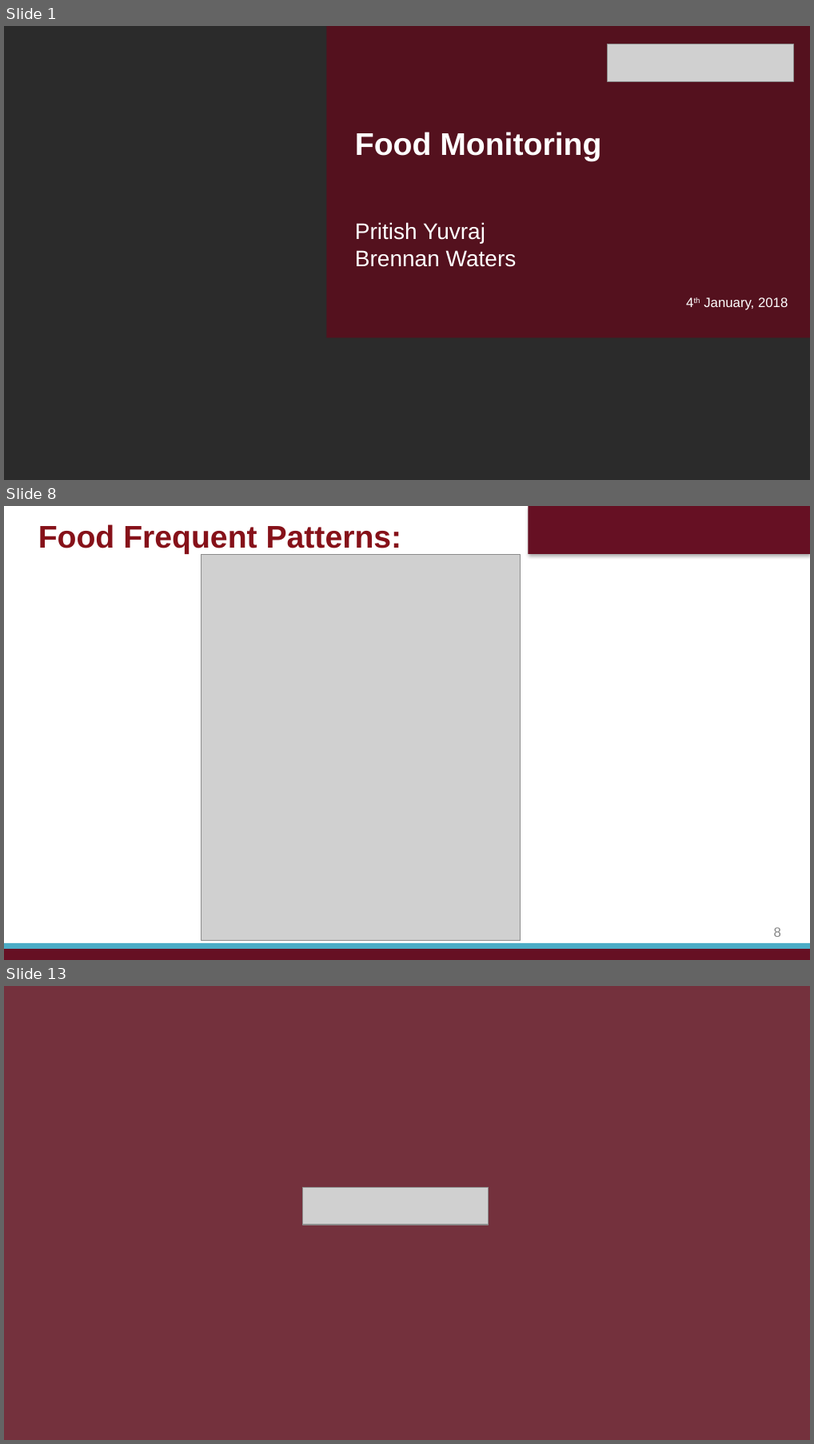
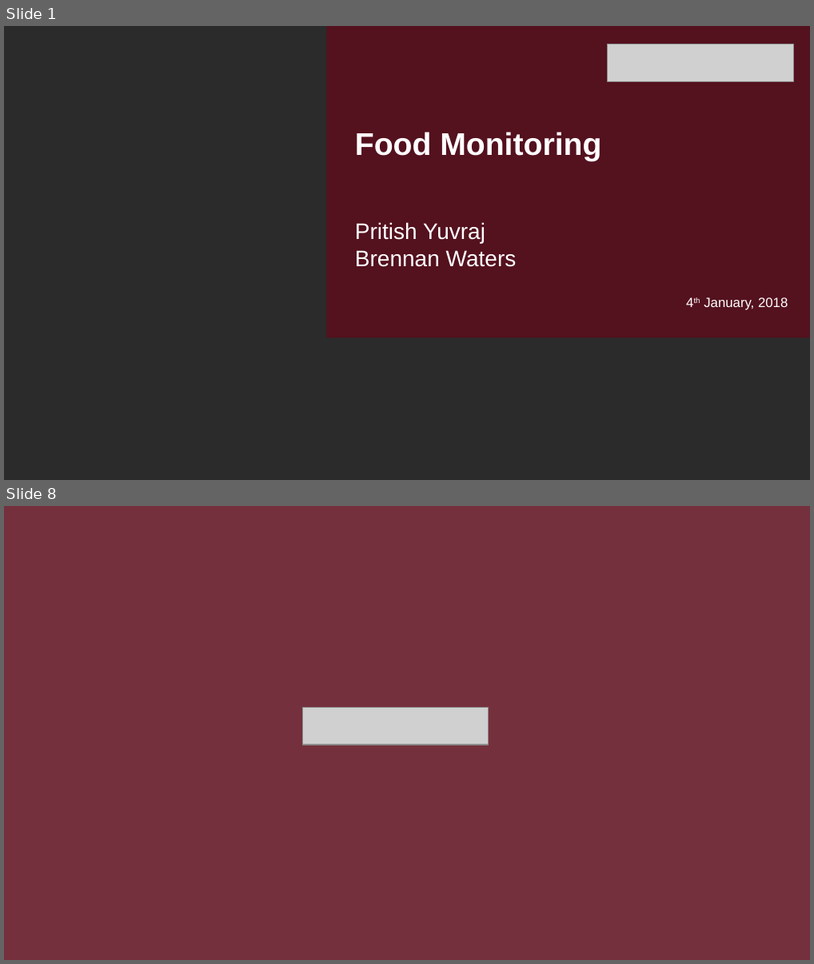
Before and after one commit to bwaters34/foodMonitoringNLP, a slide deck: Presentation/presentation1-11.pptx. Shown one above the other, each under a label of ours: slides 1, 8 and 13 before the commit, slides 1 and 8 after it; the slides between them are not shown. The pictures are 814x1444 and 814x964 pixels, drawn with LibreOffice and Linux fonts; fonts in the diff are those of the drawing; grey boxes stand for pictures; background and template pictures are left out; a plain dark background stands for a picture behind light text. Boxes give left, top, right and bottom in pixels: in the first picture for what was removed or moved away, otherwise in the second. Text is boxed around its words. In the diff, an @@ line names an element or a change of style, - is before the commit and + after.

```diff
--- a/Presentation/presentation1-11.pptx
+++ b/Presentation/presentation1-11.pptx
@@ slide 8 removed at (4, 506, 810, 960), background #FFFFFF @@
@@ text removed at (38, 524, 402, 554) @@
-Food Frequent Patterns:
@@ rectangle removed at (528, 506, 810, 554) @@
@@ picture removed at (202, 554, 521, 940) @@
@@ page number removed at (774, 927, 782, 936) @@
-8
@@ rectangle removed at (4, 948, 810, 960) @@
@@ rectangle removed at (4, 943, 810, 948) @@
@@ what was slide 13 is now slide 8 @@
```
Also in this commit, not shown: 1 slide changed, 5 slides added, 9 other slides removed, 1 other file.
